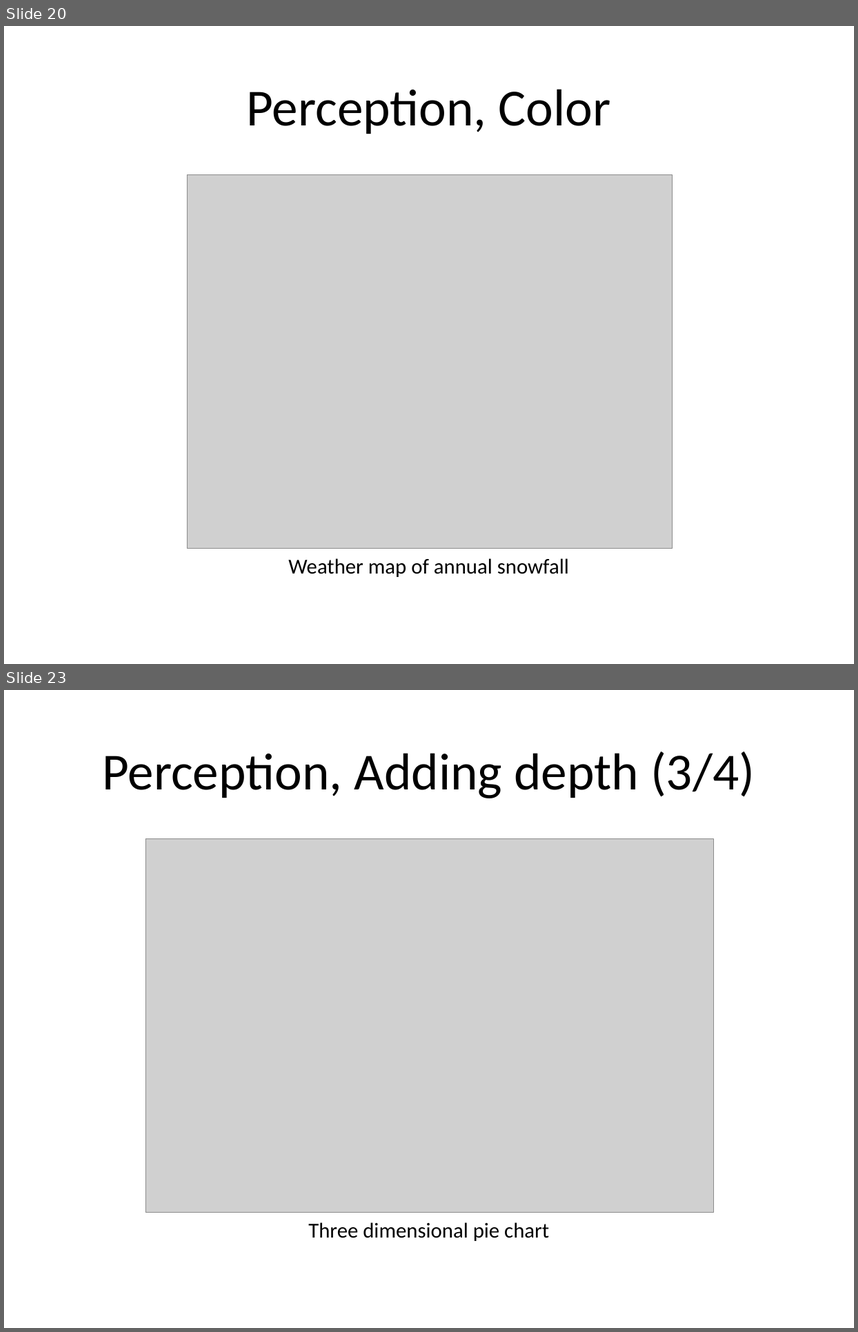
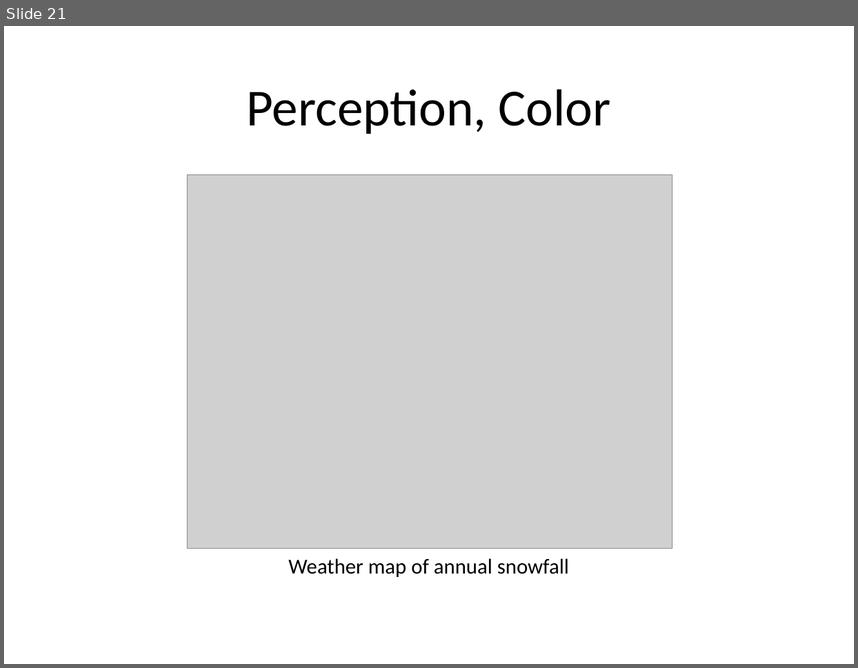
Before and after one commit to pmean/data-visualization, a slide deck: data-viz-02/component/tutorial-perception.pptx. Shown one above the other, each under a label of ours: slides 20 and 23 before the commit, slide 21 after it; the slides between them are not shown. The pictures are 858x1332 and 858x668 pixels, drawn with LibreOffice and Linux fonts; fonts in the diff are those of the drawing; grey boxes stand for pictures. Boxes give left, top, right and bottom in pixels: in the first picture for what was removed or moved away, otherwise in the second. Text is boxed around its words. In the diff, an @@ line names an element or a change of style, - is before the commit and + after.

Commit message:
Added summpary to perception tutorial in data-viz-02

```diff
--- a/data-viz-02/component/tutorial-perception.pptx
+++ b/data-viz-02/component/tutorial-perception.pptx
@@ slide 23 removed at (x1=4, y1=690, x2=854, y2=1328), background #FFFFFF @@
@@ title removed at (x1=102, y1=751, x2=755, y2=798) @@
-Perception, Adding depth (3/4)
@@ picture removed at (x1=146, y1=839, x2=714, y2=1212) @@
@@ text removed at (x1=308, y1=1222, x2=549, y2=1241) @@
-Three dimensional pie chart
@@ what was slide 20 is now slide 21 @@
```
Also in this commit, not shown: 5 slides changed, 1 slide added, 3 other slides removed, 2 other files.
